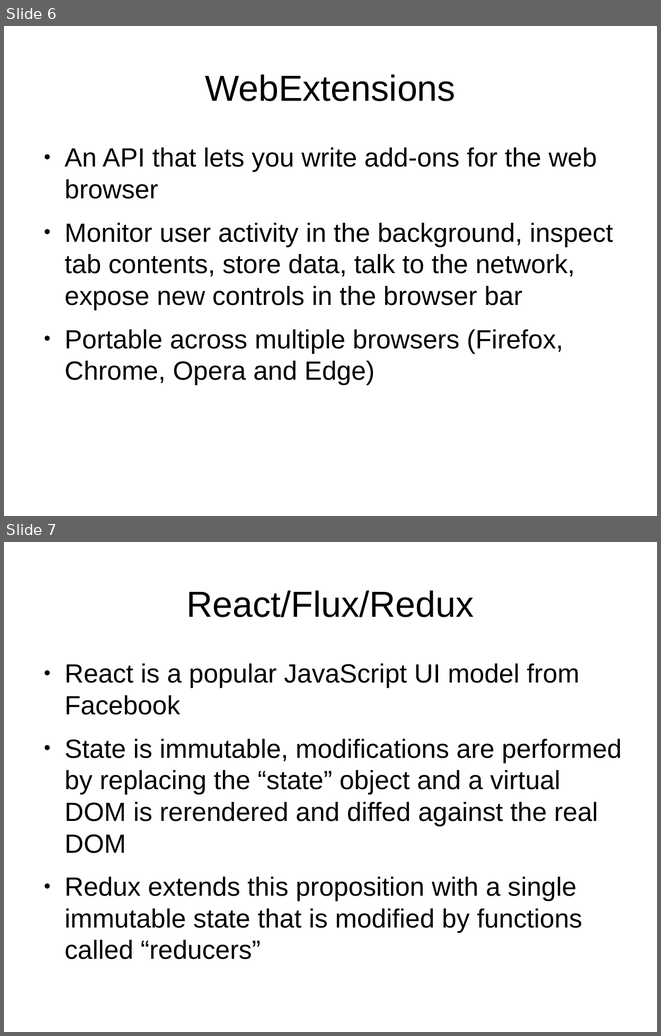
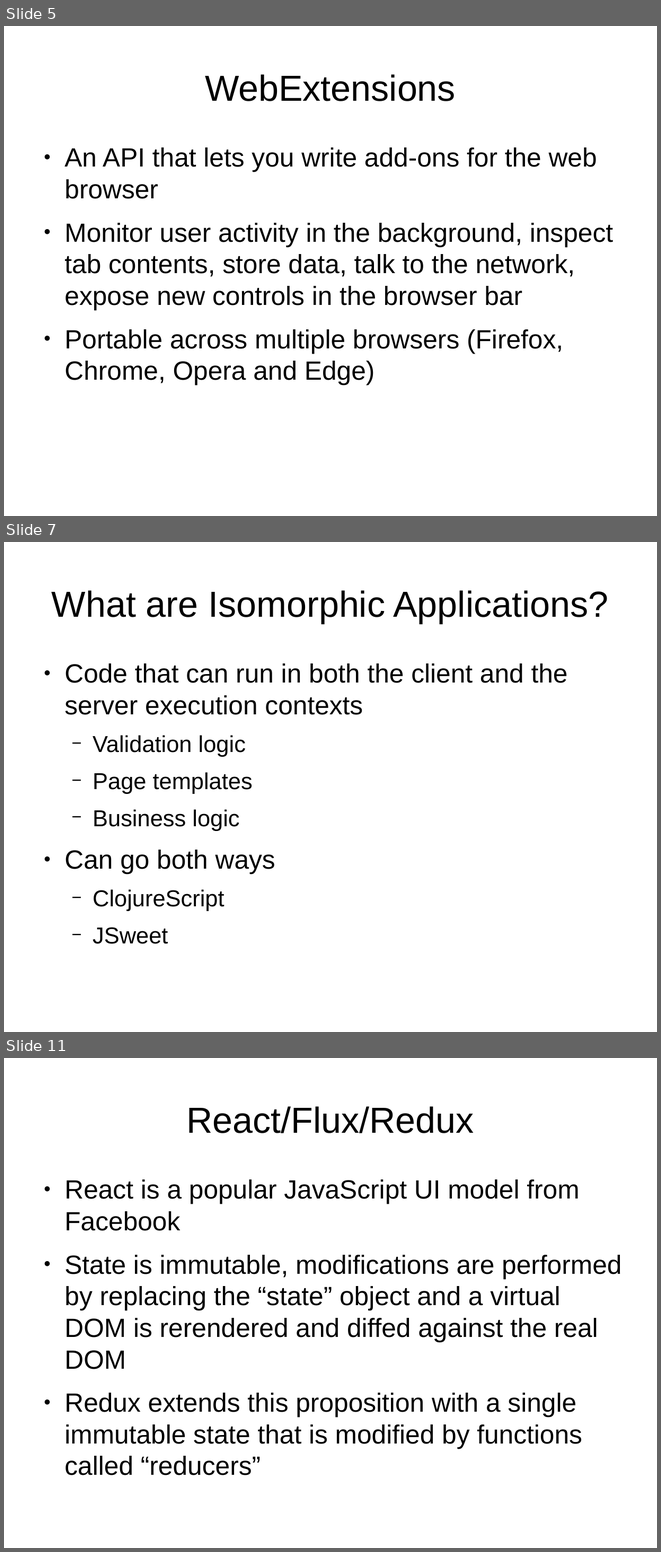
Before and after one commit to filterbubbler/java-tour-slides, a slide deck: java-talk.odp. Shown one above the other, each under a label of ours: slides 6 and 7 before the commit, slides 5, 7 and 11 after it; the slides between them are not shown. The pictures are 661x1036 and 661x1552 pixels, drawn with LibreOffice and Linux fonts; fonts in the diff are those of the drawing. Boxes give left, top, right and bottom in pixels: in the first picture for what was removed or moved away, otherwise in the second. Text is boxed around its words. In the diff, an @@ line names an element or a change of style, - is before the commit and + after.

```diff
--- a/java-talk.odp
+++ b/java-talk.odp
@@ slide 7 added at [4, 542, 657, 1032], background #FFFFFF @@
@@ title added at [52, 590, 609, 623], 44 pt, text #000000 @@
+What are Isomorphic Applications?
@@ text added at [64, 663, 568, 944], 32 pt, text #000000 @@
+● Code that can run in both the client and the server execution contexts
+  − Validation logic
+  − Page templates
+  − Business logic
+● Can go both ways
+  − ClojureScript
+  − JSweet
@@ what was slide 6 is now slide 5 @@
@@ what was slide 7 is now slide 11 @@
```
Also in this commit, not shown: 1 slide changed, 10 other slides added, 2 slides removed, 1 other file.
